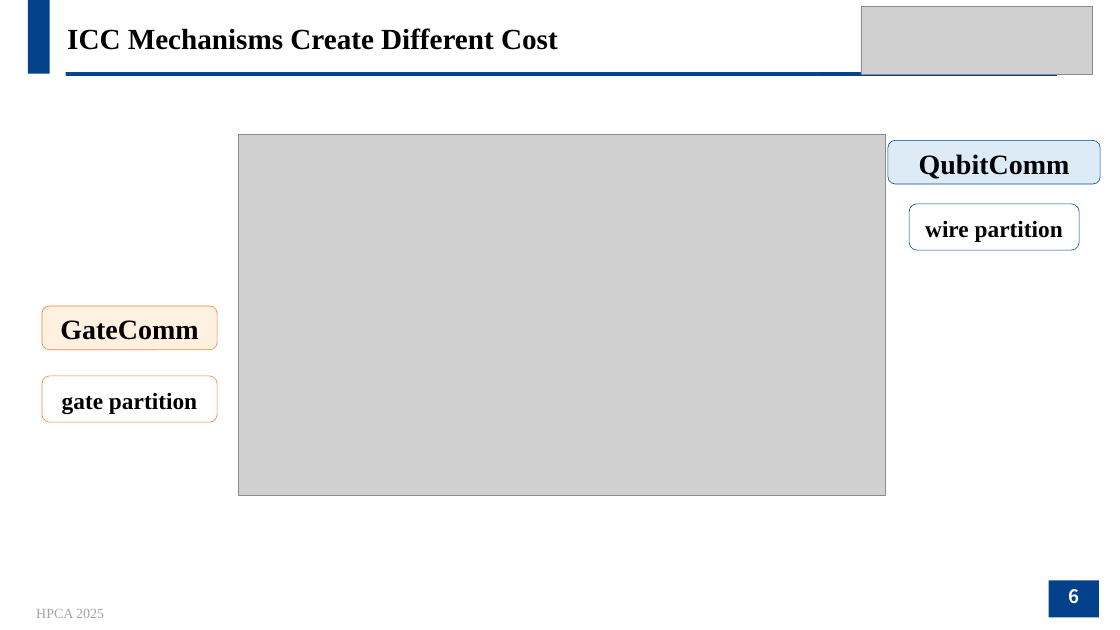
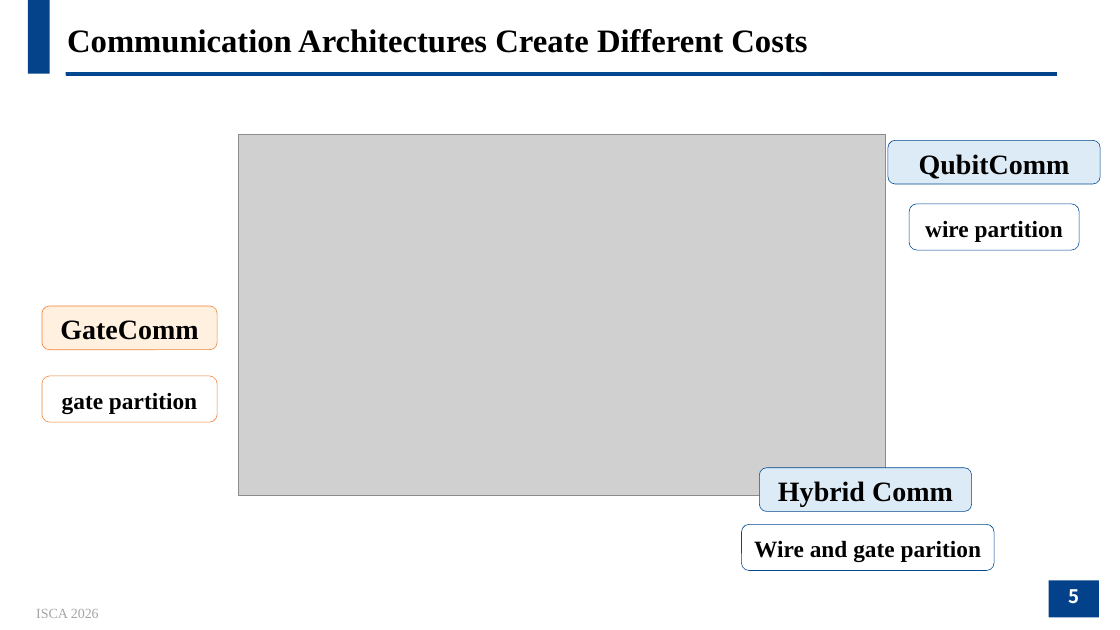
Before and after one commit to JanusQ/Janus4, a slide deck: slide 5 of adaptiveQC/pptx/AdaptDQC_Adaptive_Distributed_Quantum_Computing_With_Quantitative_Performance_Analysis.pptx (slide 6 before the commit). Drawn at 1120x630 pixels with LibreOffice and Linux fonts; fonts in the diff are those of the drawing; grey boxes stand for pictures; background and template pictures are left out. Boxes give left, top, right and bottom in pixels: in the first picture for what was removed or moved away, otherwise in the second. Text is boxed around its words. In the diff, an @@ line names an element or a change of style, - is before the commit and + after.

```diff
--- a/adaptiveQC/pptx/AdaptDQC_Adaptive_Distributed_Quantum_Computing_With_Quantitative_Performance_Analysis.pptx
+++ b/adaptiveQC/pptx/AdaptDQC_Adaptive_Distributed_Quantum_Computing_With_Quantitative_Performance_Analysis.pptx
@@ text at (67,29,807,53): text changed; size 25 to 28 pt @@
-ICC Mechanisms Create Different Cost
+Communication Architectures Create Different Costs
@@ picture removed at (861,7,1092,74) @@
@@ rounded rectangle added at (760,468,972,512), fill #DDEBF7, outline #004990 0.5 pt, 24 pt, text #000000, bold @@
+Hybrid Comm
@@ rounded rectangle added at (742,524,995,571), fill #FFFFFF, outline #004990 0.5 pt, 20 pt, text #000000, bold @@
+Wire and gate parition
@@ page number at (1068,589,1079,604): text changed @@
-6
+5
@@ text at (36,609,99,618): text changed @@
-HPCA 2025
+ISCA 2026
```
Also in this commit, not shown: 23 other slides changed, 4 slides added, 7 slides removed, 1 other file.
